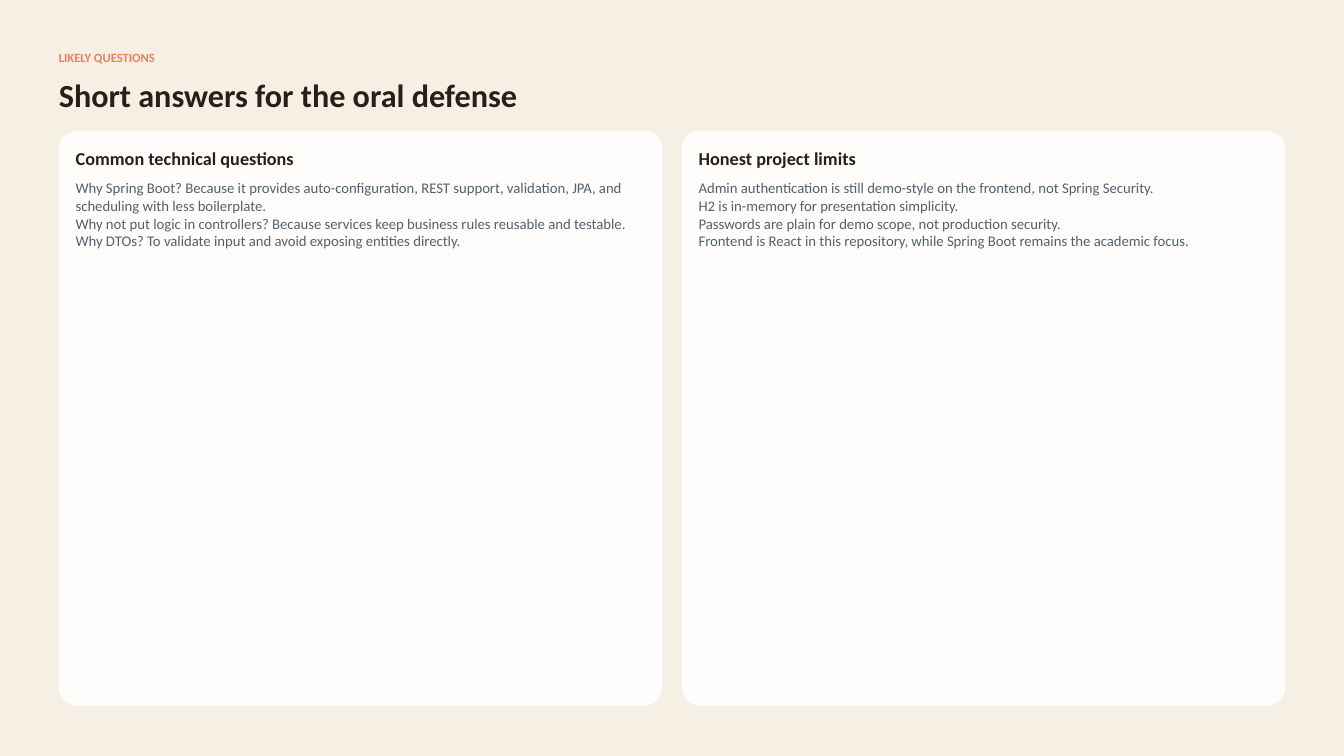
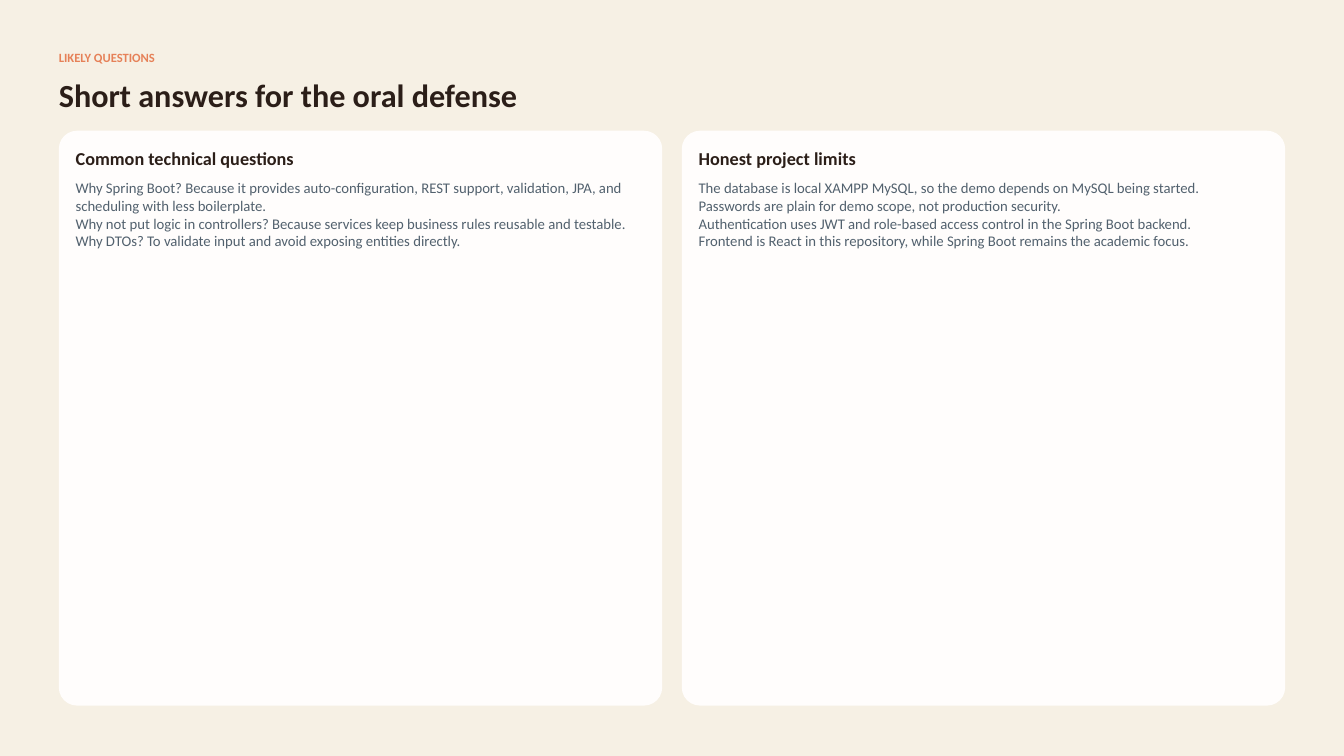
Before and after one commit to montassar1234/campus-resourcely, a slide deck: slide 10 of docs/Campus-Resourcely-Spring-Boot-Defense.pptx. Drawn at 1344x756 pixels with LibreOffice and Linux fonts; fonts in the diff are those of the drawing. Boxes give left, top, right and bottom in pixels: in the first picture for what was removed or moved away, otherwise in the second. Text is boxed around its words. In the diff, an @@ line names an element or a change of style, - is before the commit and + after.

```diff
--- a/docs/Campus-Resourcely-Spring-Boot-Defense.pptx
+++ b/docs/Campus-Resourcely-Spring-Boot-Defense.pptx
@@ text at bbox=[699, 182, 1199, 196]: text changed @@
-Admin authentication is still demo-style on the frontend, not Spring Security.
-H2 is in-memory for presentation simplicity.
+The database is local XAMPP MySQL, so the demo depends on MySQL being started.
@@ text at bbox=[699, 218, 1192, 232]: paragraph added @@
+Authentication uses JWT and role-based access control in the Spring Boot backend.
```
Also in this commit, not shown: 8 other slides changed, 28 other files.
